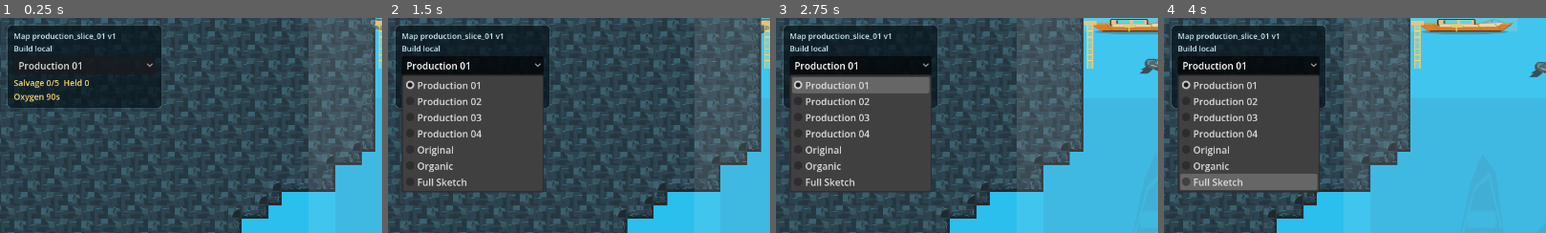
Above: before the commit, frames 1-4 (left to right).
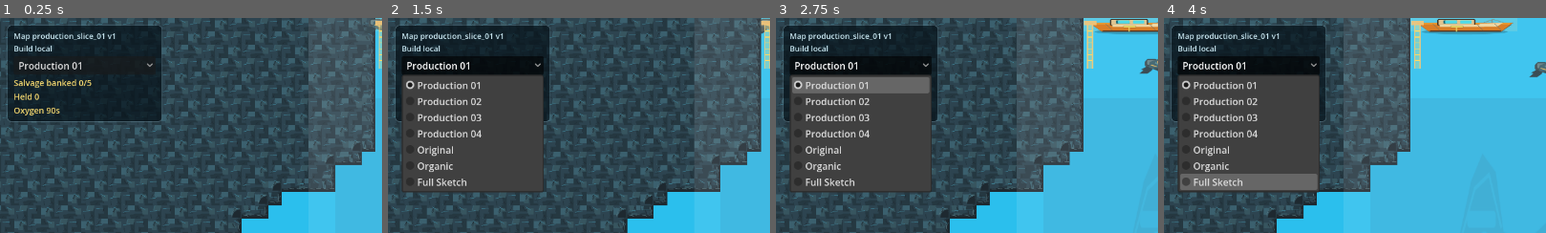
Above: after the commit, the same moments.

Repository: joeypshell/oceangame2
Game: Godot game, scene res://scenes/main/Main.tscn
Same seed, same stepped clock (60 frames per second), same inputs: the game is played once before the commit and once after it.
Inputs:
- Up to frame 1 (0.25 s): no input
- Up to frame 2 (1.5 s): click "Production 01" at 0.5 s; tap Enter at 1.25 s; hold Right (ui_right) from 1.28 s (still down); tap R at 1.35 s
- Up to frame 3 (2.75 s): release Right (ui_right) at 2.03 s; hold Down (ui_down) from 2.03 s (still down); tap R at 2.1 s
- Up to frame 4 (4 s): release Down (ui_down) at 2.78 s; hold Right (ui_right) 2.78-3.53 s; tap R at 2.85, 3.6 s; hold Up (ui_up) from 3.53 s (still down)
The pictures show only the part of the screen within x 0-50%, y 0-50%; the shares and areas given below are measured in that part.

The runs differ from the first frame. In frame 1, 3.1% of the frame differs, in the area x 2-43%, y 28-49%; in frame 2, 0.2%; in frame 3, 0.2%; in frame 4, 0.2%.

Commit message:
Polish salvage oxygen feedback overlay (#106)

Diff:
--- a/scripts/main/main.gd
+++ b/scripts/main/main.gd
@@ -27,6 +27,7 @@
 const PRODUCTION_SLICE_04_DEBUG_CAPTURE_DIR := "res://visual_captures/production_slice_04_debug"
 const PLAYER_READABILITY_CAPTURE_DIR := "res://visual_captures/player_readability"
 const BACKGROUND_DEPTH_CAPTURE_DIR := "res://visual_captures/background_depth"
+const FEEDBACK_OVERLAY_CAPTURE_DIR := "res://visual_captures/feedback_overlay"
 const BUILD_INFO_PATH := "res://build_info.json"
 const CAPTURE_ZOOM := Vector2(0.7, 0.7)
 const PLAYER_READABILITY_CAPTURE_ZOOM := Vector2(2.0, 2.0)
@@ -88,6 +89,7 @@
 	var capture_production_slice_04_debug_map := _has_arg(user_args, engine_args, "--capture-production-slice-04-debug-map")
 	var capture_player_readability := _has_arg(user_args, engine_args, "--capture-player-readability")
 	var capture_background_depth := _has_arg(user_args, engine_args, "--capture-background-depth")
+	var capture_feedback_overlay := _has_arg(user_args, engine_args, "--capture-feedback-overlay")
 	var check_map_parity := _has_arg(user_args, engine_args, "--check-map-parity")
 	var smoke_salvage_loop := _has_arg(user_args, engine_args, "--smoke-salvage-loop")
 	var smoke_production_slice_route := _has_arg(user_args, engine_args, "--smoke-production-slice-route")
@@ -131,6 +133,8 @@
 		selected_map_path = PRODUCTION_SLICE_MAP_PATH
 	elif capture_background_depth:
 		selected_map_path = PRODUCTION_SLICE_MAP_PATH
+	elif capture_feedback_overlay:
+		selected_map_path = PRODUCTION_SLICE_MAP_PATH
 	elif smoke_production_slice_route:
 		selected_map_path = PRODUCTION_SLICE_MAP_PATH
 	elif smoke_production_slice_02_route:
@@ -169,6 +173,7 @@
 		or capture_production_slice_04_debug_map
 		or capture_player_readability
 		or capture_background_depth
+		or capture_feedback_overlay
 		or smoke_salvage_loop
 		or smoke_production_slice_route
 		or smoke_production_slice_02_route
@@ -254,6 +259,8 @@
 		_capture_player_readability_and_quit(PLAYER_READABILITY_CAPTURE_DIR)
 	elif capture_background_depth:
 		_capture_background_depth_and_quit(BACKGROUND_DEPTH_CAPTURE_DIR)
+	elif capture_feedback_overlay:
+		_capture_feedback_overlay_and_quit(FEEDBACK_OVERLAY_CAPTURE_DIR)
 
 
 func _review_map_selector_allowed(user_args: PackedStringArray, engine_args: PackedStringArray) -> bool:
@@ -348,7 +355,7 @@
 	if not collected_salvage.is_empty():
 		_held_salvage += 1
 		_held_salvage_ids.append(collected_salvage)
-		_last_status_note = "Collected %s" % collected_salvage
+		_last_status_note = "Collected salvage"
 
 	if _held_salvage > 0 and _world.is_inside_extraction(_player.global_position):
 		_banked_salvage += _held_salvage
@@ -724,9 +731,9 @@
 		_world.restore_salvage(_held_salvage_ids)
 		_held_salvage_ids = []
 		_held_salvage = 0
-		_last_status_note = "Oxygen depleted - dropped salvage"
+		_last_status_note = "Oxygen depleted: dropped held"
 	else:
-		_last_status_note = "Oxygen depleted - surfaced"
+		_last_status_note = "Oxygen depleted: surfaced"
 
 	_oxygen_seconds = OXYGEN_MAX_SECONDS
 	_hazard_cooldown_seconds = HAZARD_COOLDOWN_SECONDS
@@ -742,9 +749,9 @@
 		_world.restore_salvage(_held_salvage_ids)
 		_held_salvage_ids = []
 		_held_salvage = 0
-		_last_status_note = "Hazard hit - dropped salvage"
+		_last_status_note = "Hazard hit: dropped held"
 	else:
-		_last_status_note = "Hazard hit - reset"
+		_last_status_note = "Hazard hit: reset"
 
 	_hazard_cooldown_seconds = HAZARD_COOLDOWN_SECONDS
 	_hazard_feedback_seconds = HAZARD_FEEDBACK_SECONDS
@@ -832,12 +839,12 @@
 		return
 
 	if _total_salvage <= 0:
-		_status_label.text = "Salvage 0/0\nOxygen --"
+		_status_label.text = "Salvage banked 0/0\nHeld 0\nOxygen --"
 		return
 
 	var prompt := ""
 	if _run_complete:
-		prompt = "Complete - press R"
+		prompt = "Run complete - press R"
 	elif _held_salvage > 0:
 		prompt = "Return to extraction"
 	elif not _last_status_note.is_empty():
@@ -848,7 +855,7 @@
 	if _oxygen_seconds <= 15.0 and not _run_complete:
 		oxygen_text = "Oxygen %ds LOW" % oxygen_seconds
 
-	_status_label.text = "Salvage %d/%d  Held %d\n%s" % [
+	_status_label.text = "Salvage banked %d/%d\nHeld %d\n%s" % [
 		_banked_salvage,
 		_total_salvage,
 		_held_salvage,
@@ -1014,6 +1021,49 @@
 	get_tree().quit()
 
 
+func _capture_feedback_overlay_and_quit(capture_dir: String) -> void:
+	if _world == null or _player == null:
+		push_error("Feedback overlay capture requires a loaded playable map.")
+		get_tree().quit(1)
+		return
+
+	var salvage_centers: Array = _world.get_salvage_centers()
+	if salvage_centers.is_empty():
+		push_error("Feedback overlay capture requires authored salvage.")
+		get_tree().quit(1)
+		return
+
+	_player.global_position = salvage_centers[0]["center"]
+	if _player.has_method("reset_motion"):
+		_player.reset_motion()
+	_process(0.0)
+	_oxygen_seconds = 12.0
+	_update_status_label()
+
+	var camera := Camera2D.new()
+	camera.name = "FeedbackOverlayCaptureCamera"
+	camera.zoom = CAPTURE_ZOOM
+	camera.position_smoothing_enabled = false
+	camera.limit_left = 0
+	camera.limit_top = 0
+	camera.limit_right = int(_world.map_pixel_size.x)
+	camera.limit_bottom = int(_world.map_pixel_size.y)
+	add_child(camera)
+	camera.make_current()
+	camera.position = _world.spawn_position + Vector2(180, 180)
+
+	await get_tree().process_frame
+	await get_tree().process_frame
+	await get_tree().process_frame
+
+	DirAccess.make_dir_recursive_absolute(ProjectSettings.globalize_path(capture_dir))
+	var output_path := "%s/%s_feedback_overlay.png" % [capture_dir, _safe_filename(_world.map_id)]
+	var image := get_viewport().get_texture().get_image()
+	image.save_png(output_path)
+	print("Saved feedback overlay capture: %s" % ProjectSettings.globalize_path(output_path))
+	get_tree().quit()
+
+
 func _has_arg(user_args: PackedStringArray, engine_args: PackedStringArray, value: String) -> bool:
 	return value in user_args or value in engine_args
 
Binary file added: visual_captures/feedback_overlay/production_slice_01_feedback_overlay.png
Not shown, changed: docs/current/PROJECT_CONTEXT.md
Not shown, changed: docs/current/TOOLING.md
